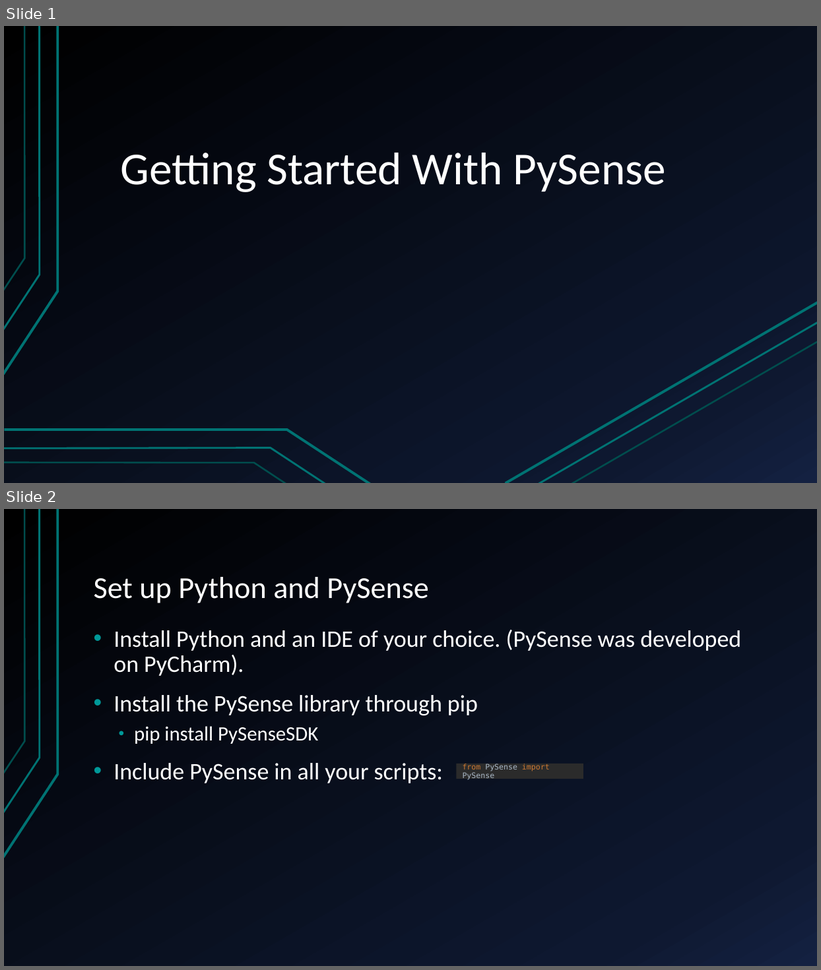
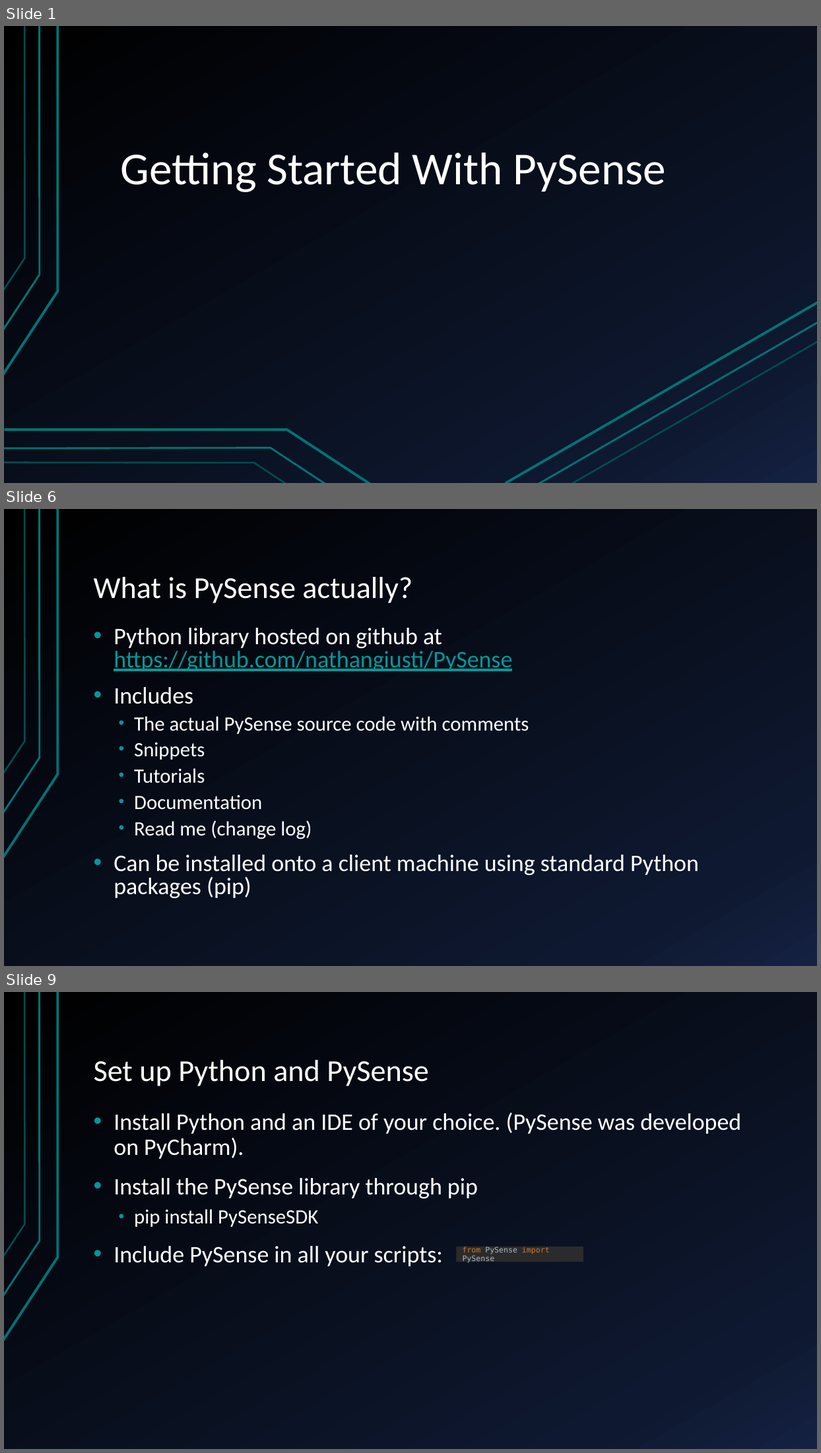
Before and after one commit to nathangiusti/PySense, a slide deck: PySenseTutorial.pptx. Shown one above the other, each under a label of ours: slides 1 and 2 before the commit, slides 1, 6 and 9 after it; the slides between them are not shown. The pictures are 821x970 and 821x1453 pixels, drawn with LibreOffice and Linux fonts; fonts in the diff are those of the drawing. Boxes give left, top, right and bottom in pixels: in the first picture for what was removed or moved away, otherwise in the second. Text is boxed around its words. In the diff, an @@ line names an element or a change of style, - is before the commit and + after.

Commit message:
Updated tutorial

```diff
--- a/PySenseTutorial.pptx
+++ b/PySenseTutorial.pptx
@@ slide 6 added at [4, 509, 817, 966], background gradient #000000 to #0F1931 to #142242; not listed: 3 template elements that a slide beside it also shows @@
@@ title added at [94, 577, 413, 603], 36 pt, text #FFFFFF @@
+What is PySense actually?
@@ text added at [114, 628, 699, 898], 28 pt, text #FFFFFF @@
+• Python library hosted on github at https://github.com/nathangiusti/PySense
+• Includes
+  • The actual PySense source code with comments
+  • Snippets
+  • Tutorials
+  • Documentation
+  • Read me (change log)
+• Can be installed onto a client machine using standard Python packages (pip)
@@ what was slide 2 is now slide 9 @@
```
Also in this commit, not shown: 1 slide changed, 6 other slides added.
